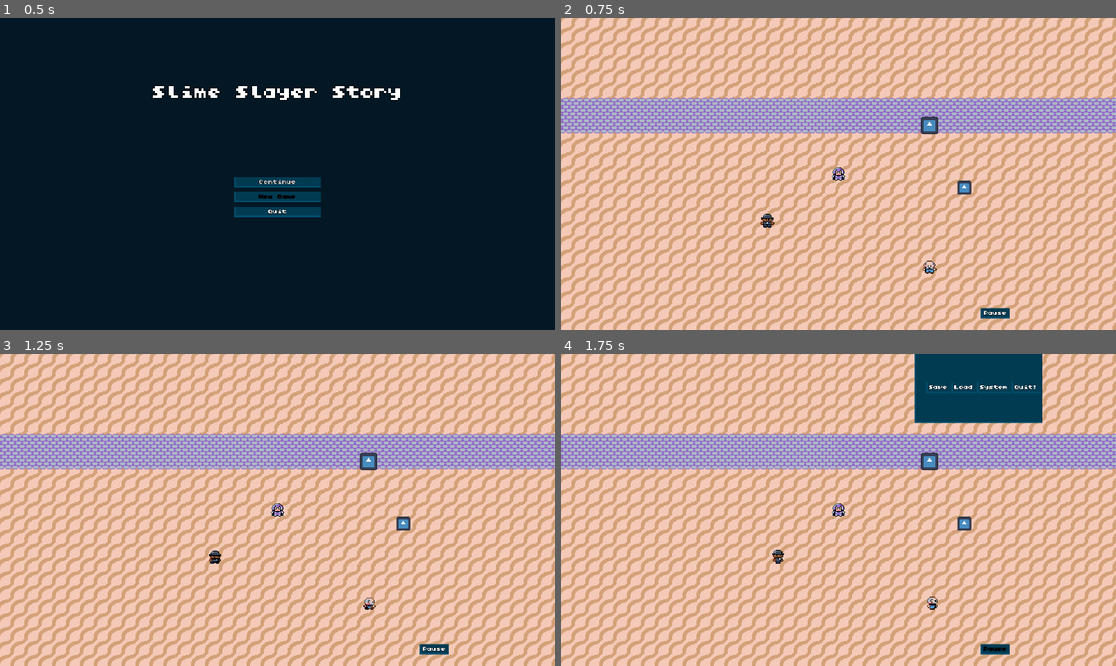
Above: before the commit, frames 1-4 (two rows, left to right).
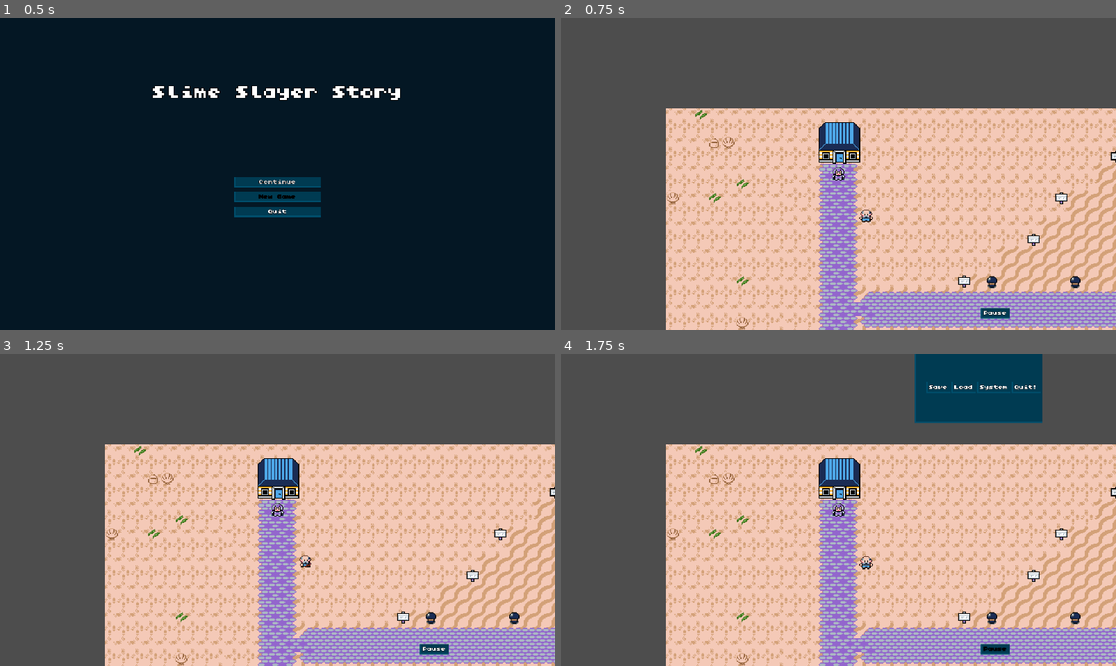
Above: after the commit, the same moments.

Repository: bluesturngold/seriously-practice-project
Game: Godot game, scene res://main_menu.tscn
The game is run twice, just before and just after one commit, with the same random seed, the same clock (stepped at 60 frames per second) and the same inputs. The engine's default icon, where the game draws it, is replaced by a stand-in: a white triangle on a blue panel in a dark square.
Inputs:
- Up to frame 1 (0.5 s): no input
- Up to frame 2 (0.75 s): click "New Game" at 0.5 s
- Up to frame 3 (1.25 s): no input
- Up to frame 4 (1.75 s): click "Pause" at 1.25 s

Frame 1 is identical in both runs. In frame 2, 68% of the frame differs, in the area x 0-100%, y 0-100%; in frame 3, 68%; in frame 4, 63%.

Commit message:
add speaker tag, first quest
Set up an intro quest with the mentor NPC, also added a speaker tag to the dialogue box

Diff:
--- a/dialogue_box.gd
+++ b/dialogue_box.gd
@@ -1,21 +1,31 @@
+# dialogue_box.gd
 extends Control
 
 var lines: Array[String] = []
 var current_index: int = 0
 
 @onready var label: RichTextLabel = $RichTextLabel
+@onready var speaker_panel: Panel = $SpeakerPanel
+@onready var speaker_label: Label = $SpeakerPanel/SpeakerLabel
 
 func _ready() -> void:
 	hide()
 	add_to_group("dialogue_box")
 
-func start_dialogue(new_lines: Array[String]) -> void:
+func start_dialogue(new_lines: Array[String], speaker: String = "") -> void:
 	if new_lines.is_empty():
 		return
 	lines = new_lines
 	current_index = 0
 	show()
 	label.text = lines[current_index]
+
+	# Dynamically handle speaker tag visibility
+	if speaker.is_empty():
+		speaker_panel.hide()
+	else:
+		speaker_panel.show()
+		speaker_label.text = speaker
 
 func advance() -> void:
 	current_index += 1
--- a/dialogue_box.tscn
+++ b/dialogue_box.tscn
@@ -9,9 +9,11 @@
 anchor_top = 1.0
 anchor_right = 1.0
 anchor_bottom = 1.0
-offset_top = -81.0
+offset_top = -80.0
+offset_bottom = 1.0
 grow_horizontal = 2
 grow_vertical = 0
+theme = ExtResource("2_n23yb")
 script = ExtResource("1_senjy")
 
 [node name="Panel" type="Panel" parent="." unique_id=2070261477]
@@ -32,3 +34,20 @@
 offset_bottom = 80.0
 theme = ExtResource("2_n23yb")
 text = "Test Test Test"
+
+[node name="SpeakerPanel" type="Panel" parent="." unique_id=1416091145]
+layout_mode = 0
+offset_top = -134.0
+offset_right = 190.0
+offset_bottom = -100.0
+
+[node name="SpeakerLabel" type="Label" parent="SpeakerPanel" unique_id=214206935]
+layout_mode = 1
+anchors_preset = 15
+anchor_right = 1.0
+anchor_bottom = 1.0
+grow_horizontal = 2
+grow_vertical = 2
+text = "Speaker"
+horizontal_alignment = 1
+vertical_alignment = 1
--- a/interactable.gd
+++ b/interactable.gd
@@ -49,6 +49,7 @@
 			_update_npc_sprite()
 
 @export_group("Interaction")
+@export var speaker_name: String = ""
 @export var interactable_id: String = ""
 @export var dialogue_lines: Array[String] = []
 @export var one_time_only: bool = false
@@ -310,6 +311,12 @@
 				print("NPC '", name, "' MEANDER path blocked by: ", collider.name if collider != null else "Unknown")
 			_wait_timer = wait_time
 
+func get_speaker_name() -> String:
+	if not speaker_name.is_empty():
+		return speaker_name
+	# Automatically convert internal enum representation to styled casing (e.g. "MAYOR_MAN" -> "Mayor Man")
+	return NPCClass.keys()[npc_class].capitalize()
+
 func interact_as_quest_giver() -> Array[String]:
 	if quest == null:
 		return []
--- a/overworld.tscn
+++ b/overworld.tscn
@@ -43,12 +43,13 @@
 tile_set = ExtResource("2_ac3tn")
 
 [node name="Player" parent="." unique_id=1216527473 instance=ExtResource("3_824ie")]
-position = Vector2(855, 524)
+position = Vector2(199, 76)
 
 [node name="EncounterZone" parent="." unique_id=1135128179 instance=ExtResource("2_nyb65")]
-position = Vector2(936, 540)
+position = Vector2(60.999996, 206)
+scale = Vector2(6.118383, 20.655415)
 possible_enemies = Array[PackedScene]([ExtResource("3_omswd")])
-max_enemies = 6
+max_enemies = 2
 encounter_chance = 0.75
 cooldown_time = 2.0
 
@@ -416,12 +417,12 @@
 zone_id = "123"
 
 [node name="Interactable" parent="." unique_id=398141188 instance=ExtResource("7_87uyu")]
-position = Vector2(773, 578)
-npc_class = 1
-dialogue_lines = Array[String](["Hi, it's me!", "Good morning!", "Have a nice day."])
+position = Vector2(231, 124)
+npc_class = 0
+dialogue_lines = Array[String](["Finally, you're awake!", "It took me so long to find you...", "Please, I know I'm a stranger, but hear me out.", "Each century, a child is born with the ability to see Slimes. As you know, you were that child, but your calling eluded you without a mentor.", "I am that mentor: a hero past his prime, washed up, seeking to pass the torch.", "Your first quest is thus, Slayer... Defeat a Slime!"])
 is_quest_giver = true
 quest = ExtResource("19_7npxb")
-movement_pattern = 1
+movement_pattern = 2
 move_speed = 32.0
 
 [node name="Interactable3" parent="." unique_id=2106634096 instance=ExtResource("7_87uyu")]
--- a/player.gd
+++ b/player.gd
@@ -1,3 +1,4 @@
+# player.gd
 extends CharacterBody2D
 
 @export var speed: float = 150.0
@@ -65,9 +66,11 @@
 			shop_ui.open_shop(target.shop_inventory)
 	elif target.is_quest_giver:
 		if dialogue_box != null:
-			dialogue_box.start_dialogue(target.interact_as_quest_giver())
+			# Forward the speaker's name to the dialogue box
+			dialogue_box.start_dialogue(target.interact_as_quest_giver(), target.get_speaker_name())
 	elif dialogue_box != null:
-		dialogue_box.start_dialogue(target.get_dialogue_to_show())
+		# Forward the speaker's name to the dialogue box
+		dialogue_box.start_dialogue(target.get_dialogue_to_show(), target.get_speaker_name())
 		target.mark_as_talked_to()
 
 func _on_area_entered(area: Area2D) -> void:
--- a/quests/test_quest.tres
+++ b/quests/test_quest.tres
@@ -6,13 +6,12 @@
 
 [resource]
 script = ExtResource("2_5svu2")
-quest_id = "test_quest"
+quest_id = "slay_one_slime"
 enemy_name = "Slime"
-required_count = 3
-offer_lines = Array[String](["Something's been eating my crops.", "I heard you help people. Can you figure it out?"])
-reminder_lines = Array[String](["Is my garden safe yet?"])
-completion_lines = Array[String](["I haven't had trouble with my plants lately. Thank you, slayer!"])
-reward_currency = 20
+offer_lines = Array[String](["Finally, you're awake!", "It took me so long to find you...", "Please, I know I'm a stranger, but hear me out.", "Each century, a child is born with the ability to see Slimes. As you know, you were that child, but your calling eluded you without a mentor.", "I am that mentor: a hero past his prime, washed up, seeking to pass the torch.", "Your first quest is thus, Slayer... Defeat a Slime!", "(The old man hands you his sword. It feels like it belongs in your hands.)"])
+reminder_lines = Array[String](["Search the beach around your cottage, Slayer.", "You're bound to draw one of those foul Slimes to you eventually."])
+completion_lines = Array[String](["This world is full of those troubled by Slimes.", "Seek them out, and when each town seems secure, find me nearby."])
+reward_currency = 5
 reward_items = Array[ExtResource("1_ywomn")]([ExtResource("2_hc0p0")])
 reward_item_quantities = Array[int]([0])
 metadata/_custom_type_script = "uid://bc40qs0mjp5eh"
